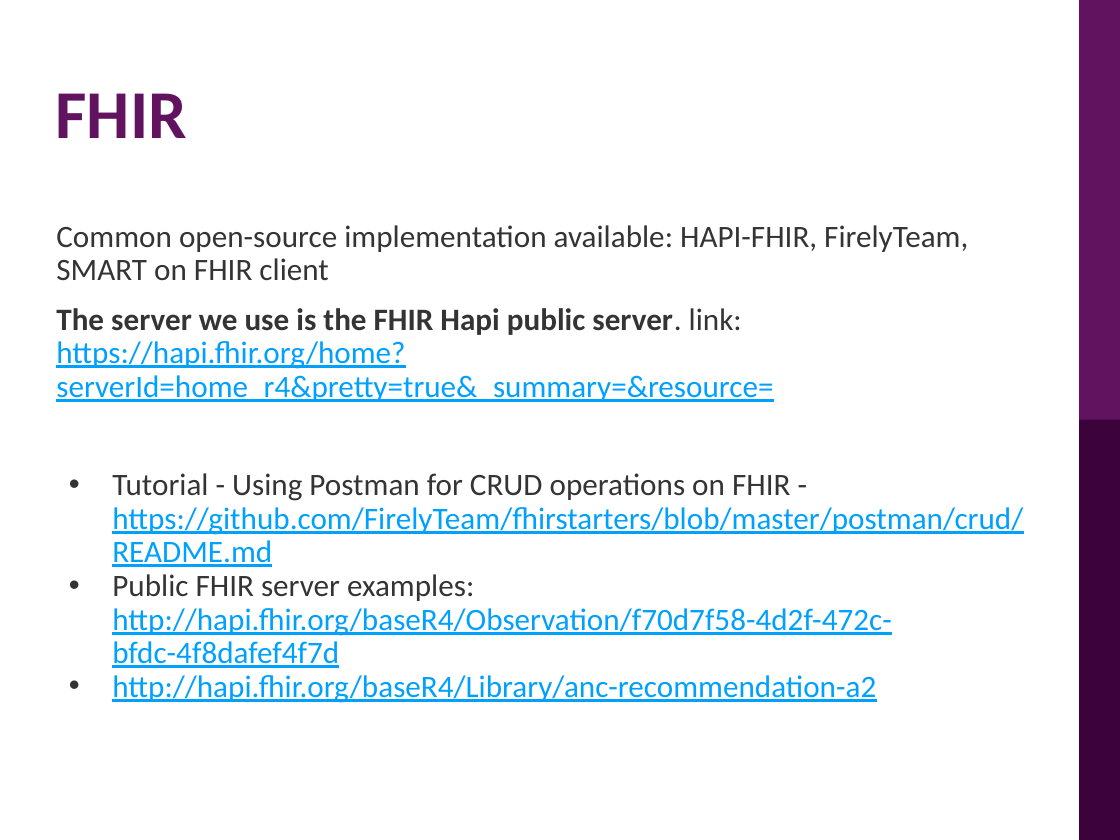
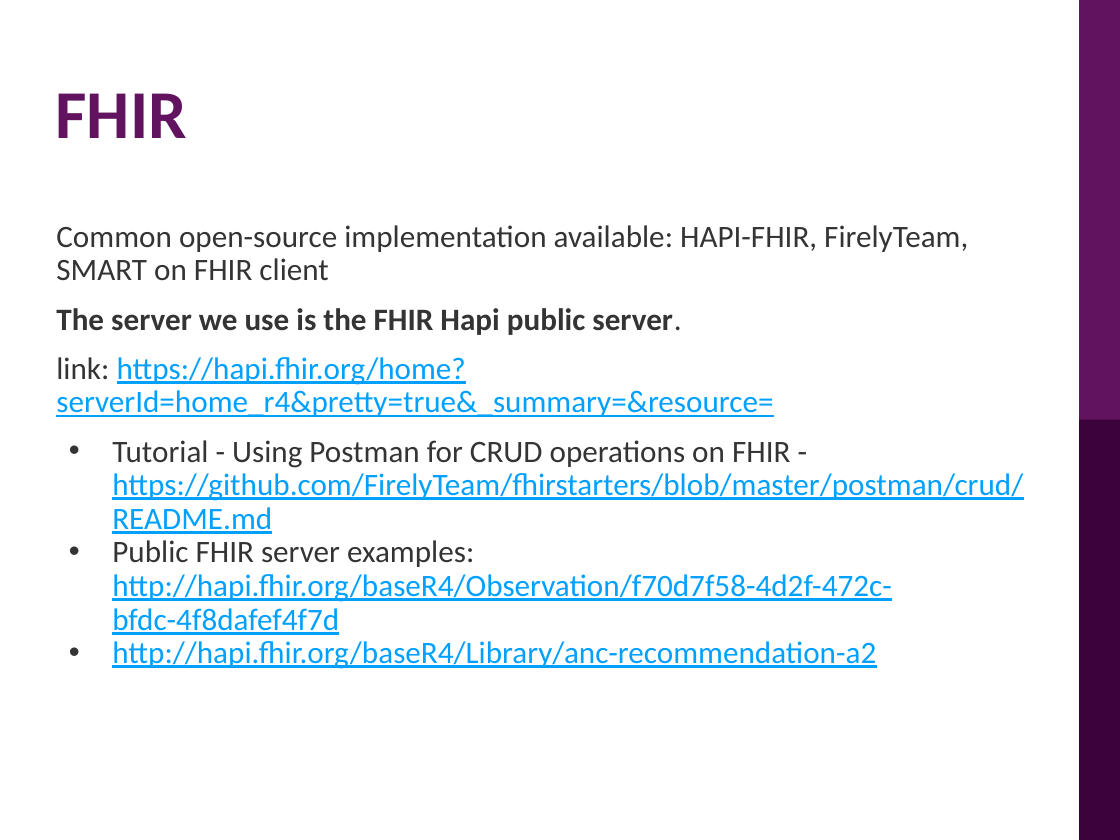
Before and after one commit to Prayance/Tutorial-CQL, a slide deck: slide 6 of Introduction on FHIR.pptx. Drawn at 1120x840 pixels with LibreOffice and Linux fonts; fonts in the diff are those of the drawing; background and template pictures are left out. Boxes give left, top, right and bottom in pixels: in the first picture for what was removed or moved away, otherwise in the second. Text is boxed around its words. In the diff, an @@ line names an element or a change of style, - is before the commit and + after.

Commit message:
final ppt versions

```diff
--- a/Introduction on FHIR.pptx
+++ b/Introduction on FHIR.pptx
@@ text at (56,308,773,417): text changed @@
-The server we use is the FHIR Hapi public server. link: https://hapi.fhir.org/home?serverId=home_r4&pretty=true&_summary=&resource=
+The server we use is the FHIR Hapi public server.
+link: https://hapi.fhir.org/home?serverId=home_r4&pretty=true&_summary=&resource=
```
Also in this commit, not shown: 2 other slides changed, 1 other file.
